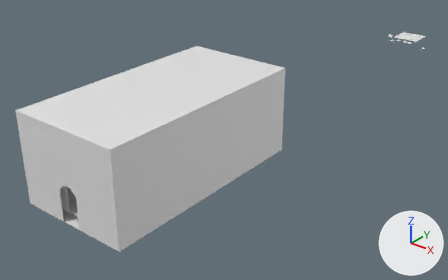
Renders of the Blender file Assets/Models/Environment/Scenes/Tutorial/tutorial_facilityRoomPushing.blend from each side of a commit.
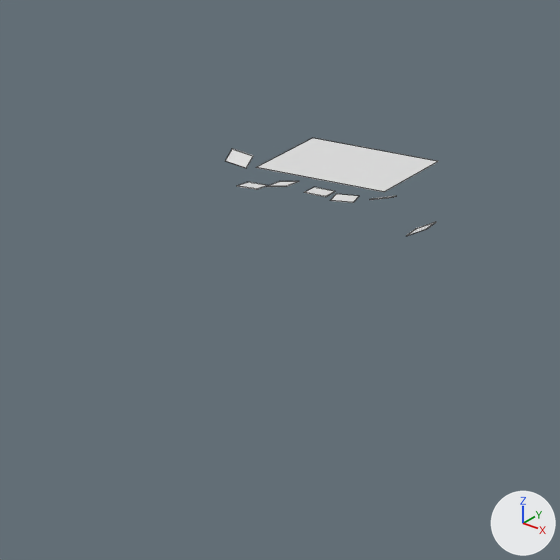
Each version is shown whole from a 50 mm lens placed at (58.1, -146.9, 44.5), pointed at (-7.4, -64.9, -6.3), then close up on the part from 78% to 100% of the width and 3% to 39% of the height. The lights are fixed; the arrows at lower right show +X, +Y and +Z. The close-ups show mesh edges as thin lines.

Names of what the first close-up shows: 'Island'.
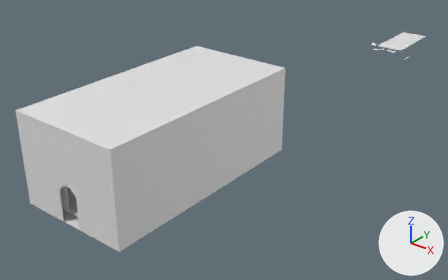
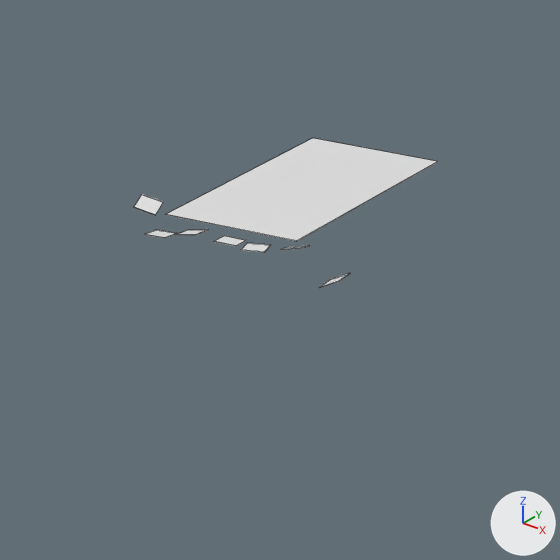
What changed in the scene script:
```text
Change me_cube_002:
    where me_cube_002.from_pydata(...)  # 64 vertices, 48 faces; spans x -4.99..5.58, y -5.23..3.0, z -1.39..0.26
    used by ob_island; location = (0.0, 0.0, 0.0)
    before: 2 (3.0, -3.0, -0.01) at pixel (384, 192), 3 (3.0, -3.0, 0.01) at pixel (384, 191), 6 (-3.0, -3.0, -0.01) at pixel (256, 167), 7 (-3.0, -3.0, 0.01) at pixel (256, 167)
    me_cube_002 part 1: the loose piece of 8 vertices spanning x 0.03..1.03, y -4.58..-3.58, z -0.22..-0.19 is moved by (0.0, -9.0, 0.0)
    me_cube_002 part 2: the loose piece of 8 vertices spanning x -2.89..-1.82, y -5.23..-4.16, z -0.39..-0.26 is moved by (0.0, -9.0, 0.0)
    me_cube_002 part 3: the loose piece of 8 vertices spanning x -1.59..-0.49, y -5.04..-3.93, z -0.18..0.08 is moved by (0.0, -9.0, 0.0)
    me_cube_002 part 4: the loose piece of 8 vertices spanning x 2.75..3.92, y -4.5..-3.27, z -0.23..0.26 is moved by (0.0, -9.0, 0.0)
    me_cube_002 part 5: the loose piece of 8 vertices spanning x 4.68..5.58, y -4.2..-3.15, z -1.39..-0.78 is moved by (0.0, -9.0, 0.0)
    me_cube_002 part 6: the loose piece of 8 vertices spanning x -4.99..-3.9, y -2.19..-1.04, z -0.45..0.12 is moved by (0.0, -9.0, 0.0)
    me_cube_002 part 7: the loose piece of 8 vertices spanning x 1.12..2.28, y -4.69..-3.53, z -0.32..-0.21 is moved by (0.0, -9.0, 0.0)
    me_cube_002 part 8
    add for i in [2, 3, 6, 7]: me_cube_002.vertices[i].co += Vector((0.0, -9.0, 0.0))
```

What differs and where, as boxes [x1, y1, x2, y2] in the close-ups (560 x 560 px; the box of a moved part takes in the faces that stretch with it):
'Island', reshaped (43% wider, 53% taller): before [225, 138, 438, 236]; after [134, 138, 438, 288]
part 1 of me_cube_002, moved or reshaped: before [304, 187, 335, 197]; after [214, 236, 246, 246]
part 2 of me_cube_002, moved or reshaped: before [237, 182, 268, 189]; after [144, 230, 177, 238]
part 3 of me_cube_002, moved or reshaped: before [267, 181, 299, 187]; after [176, 229, 209, 235]
part 4 of me_cube_002, moved or reshaped: before [370, 196, 396, 200]; after [281, 245, 310, 250]
part 5 of me_cube_002, moved or reshaped: before [406, 222, 436, 236]; after [319, 273, 350, 288]
part 6 of me_cube_002, moved or reshaped: before [225, 149, 253, 168]; after [134, 194, 163, 215]
part 7 of me_cube_002, moved or reshaped: before [330, 194, 359, 203]; after [241, 243, 271, 253]
part 8 of me_cube_002, moved or reshaped: before [256, 164, 386, 192]; after [165, 164, 386, 242]
